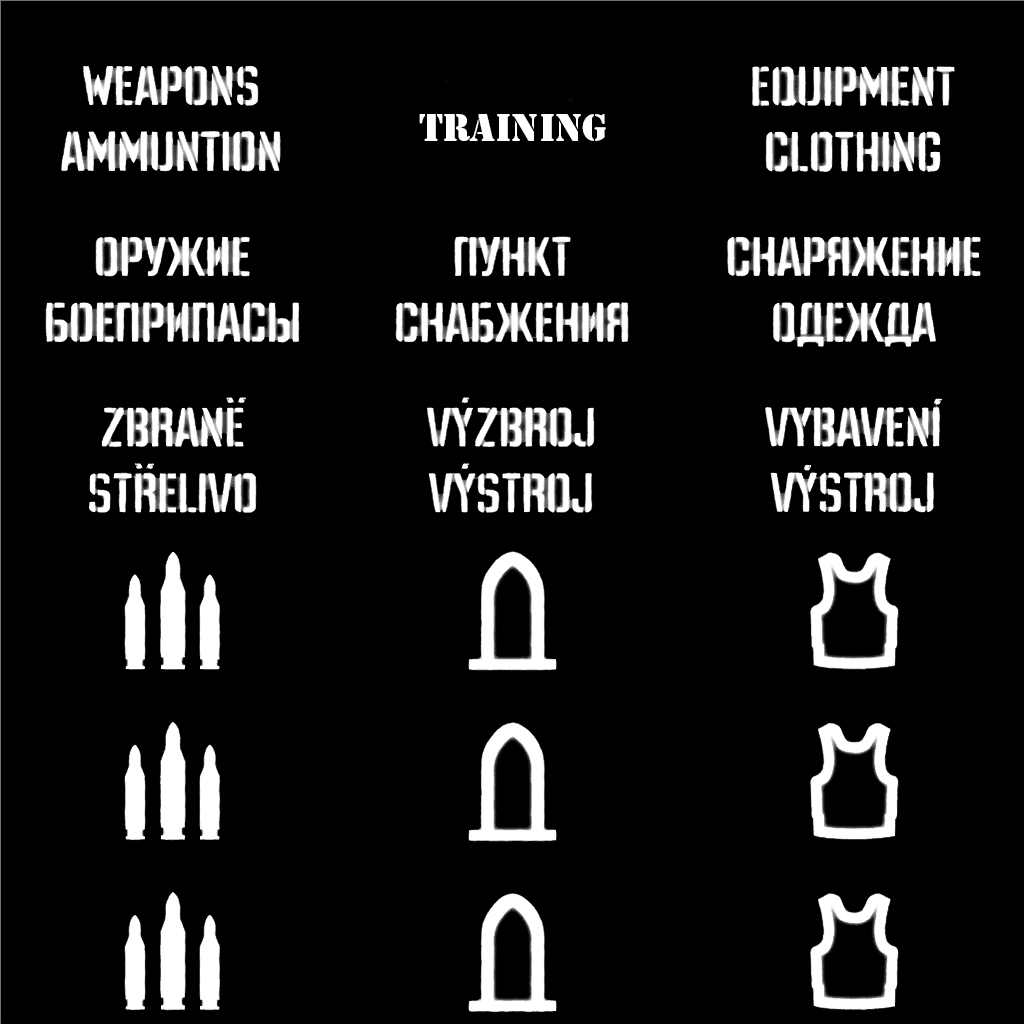
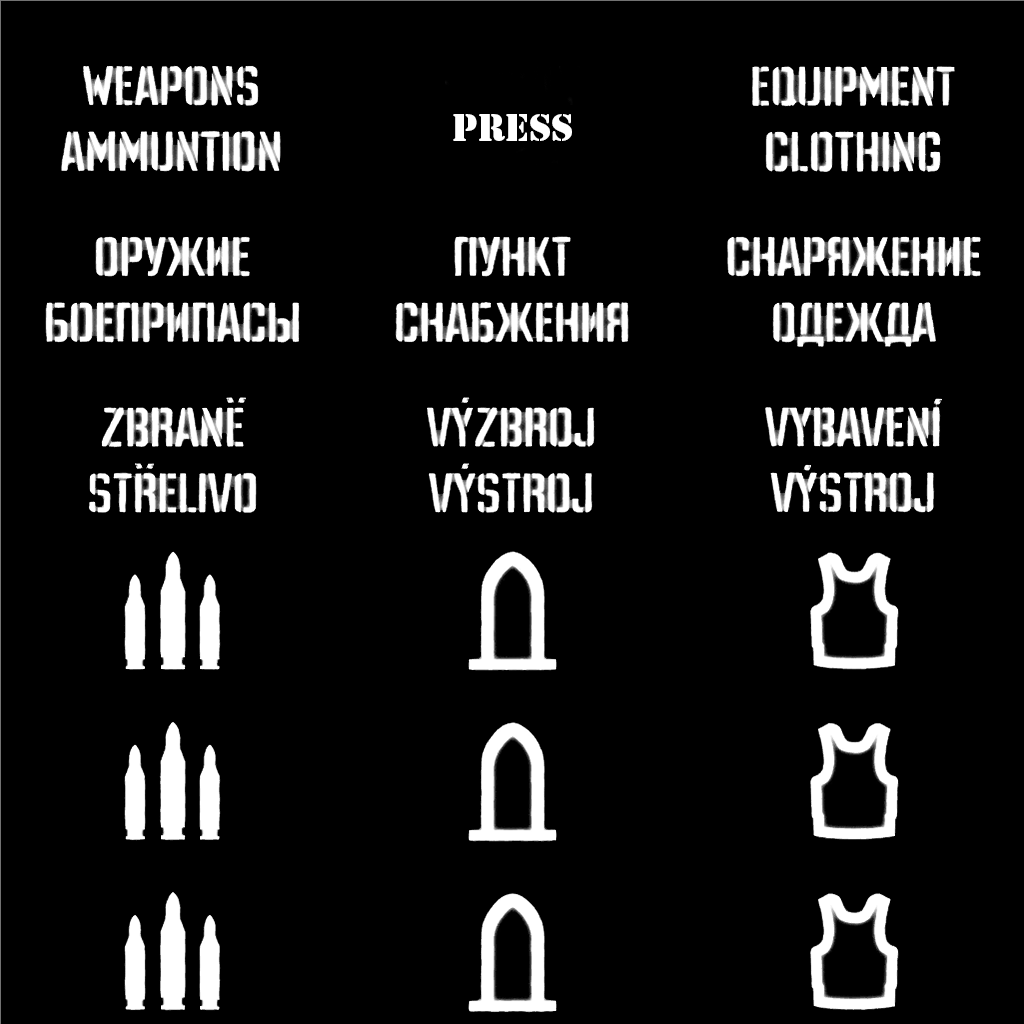
The second 1024×1024 image is a revision of the first. Changes to its layers:
added layer "press" above "guest" over <box>453,114,572,141</box>
hid "train" over <box>419,114,606,141</box>